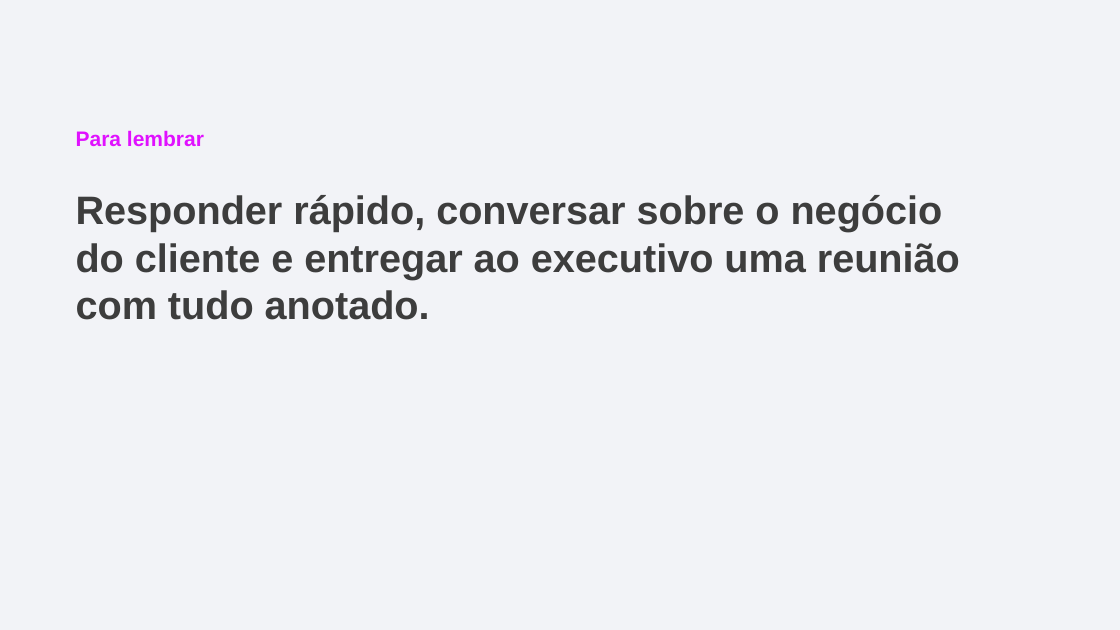
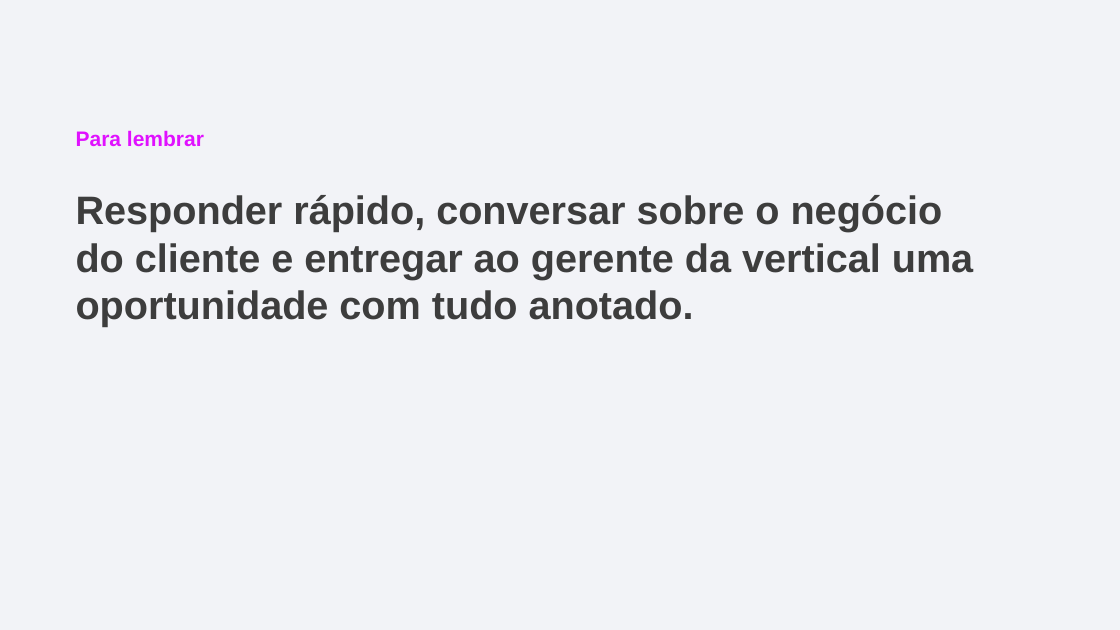
Before and after one commit to itarsilva/Treino, a slide deck: slide 16 of ledwave-comercial/sdr/LedWave_Jornada_do_Lead_SDR.pptx. Drawn at 1120x630 pixels with LibreOffice and Linux fonts; fonts in the diff are those of the drawing; background and template pictures are left out. Boxes give left, top, right and bottom in pixels: in the first picture for what was removed or moved away, otherwise in the second. Text is boxed around its words. In the diff, an @@ line names an element or a change of style, - is before the commit and + after.

```diff
--- a/ledwave-comercial/sdr/LedWave_Jornada_do_Lead_SDR.pptx
+++ b/ledwave-comercial/sdr/LedWave_Jornada_do_Lead_SDR.pptx
@@ text at [76, 195, 973, 327]: text changed @@
-Responder rápido, conversar sobre o negócio do cliente e entregar ao executivo uma reunião com tudo anotado.
+Responder rápido, conversar sobre o negócio do cliente e entregar ao gerente da vertical uma oportunidade com tudo anotado.
```
Also in this commit, not shown: 5 other slides changed, 1 other file.
